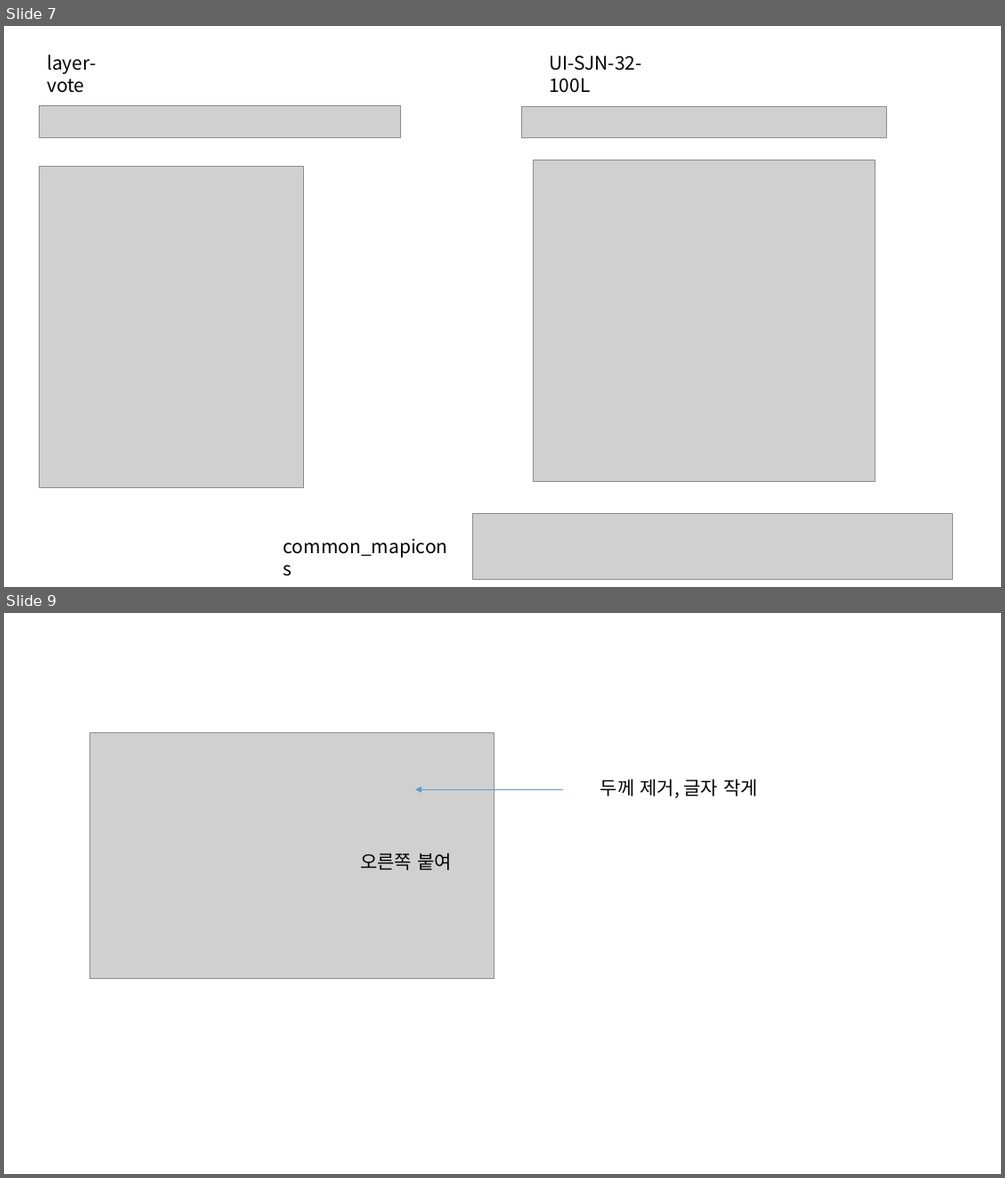
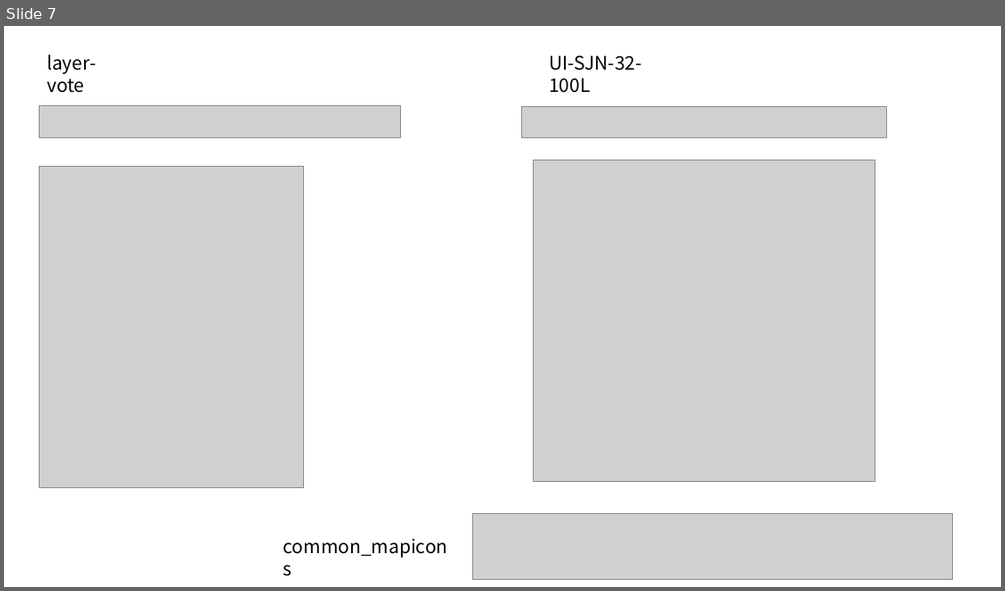
Before and after one commit to jeoungGyy/sejong, a slide deck: ppt/04-03.pptx. Shown one above the other, each under a label of ours: slides 7 and 9 before the commit, slide 7 after it; the slides between them are not shown. The pictures are 1005x1178 and 1005x591 pixels, drawn with LibreOffice and Linux fonts; fonts in the diff are those of the drawing; grey boxes stand for pictures. Boxes give left, top, right and bottom in pixels: in the first picture for what was removed or moved away, otherwise in the second. Text is boxed around its words. In the diff, an @@ line names an element or a change of style, - is before the commit and + after.

```diff
--- a/ppt/04-03.pptx
+++ b/ppt/04-03.pptx
@@ slide 9 removed at (4, 613, 1001, 1174), background #FFFFFF @@
@@ picture removed at (89, 732, 494, 978) @@
@@ arrow removed from (563, 789) to (415, 789) @@
@@ text removed at (600, 779, 758, 798) @@
-두께 제거, 글자 작게
@@ text removed at (360, 852, 452, 870) @@
-오른쪽 붙여
```
Also in this commit, not shown: 2 slides changed, 6 slides added, 8 other slides removed, 13 other files.
